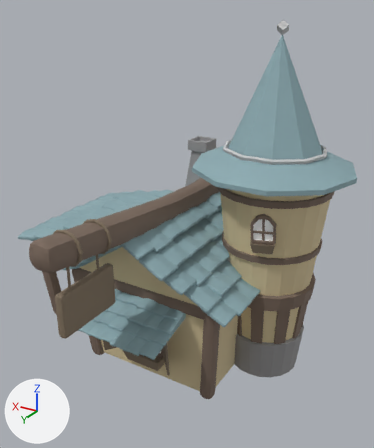
What one commit did to the FBX model A Passing Friend/Assets/Models/WorldAssets/AshaHuis.fbx.
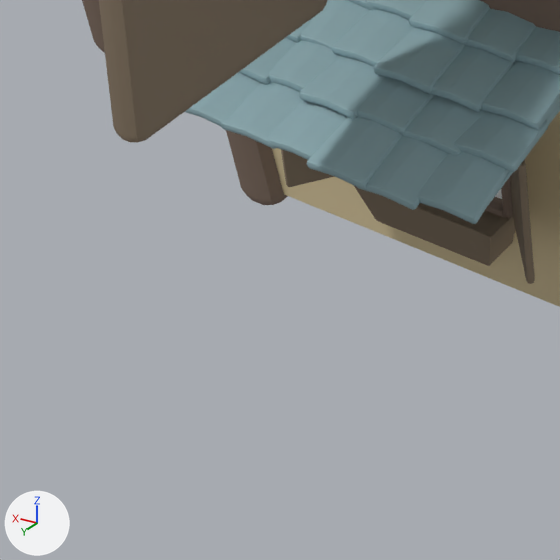
Each version appears first whole from a camera (50 mm lens) standing at (-6.41, 4.24, 7.23) and looking at (-1.36, -4.18, 3.02), and next in a close-up on the part from 8% to 47% of the width and 67% to 100% of the height. Every picture has the same lights, and +X, +Y and +Z are marked at lower left. Where no turn or scale is listed for an object, it has been applied to the vertices. Vertices at the same position are counted once.

Before the edit, the objects in view are built like this:
```python
me_mesh = bpy.data.meshes.new('Mesh')
me_mesh.from_pydata(...)  # 18921 vertices, 18668 faces; spans x -3.66..3.66, y -3.7..3.7, z -3.53..3.53
# faces by material slot: [13851, 1558, 1976, 179, 630, 117, 83, 274]
me_mesh.materials.append(mat_dakpanasha)  # cyan #8caab0
me_mesh.materials.append(mat_ladderhout)  # brown #82735f
me_mesh.materials.append(mat_boomstam)  # brown #7a685c
me_mesh.materials.append(mat_huis)  # beige #d6c49b
me_mesh.materials.append(mat_lambert3)  # grey #bcbcbc
me_mesh.materials.append(mat_raam)  # white #ffffff
me_mesh.materials.append(mat_licht_ijzer)  # light grey #c4c4c4
me_mesh.materials.append(mat_steen)  # grey #949494
ob_polysurface811 = bpy.data.objects.new('polySurface811', me_mesh)
ob_polysurface811.location = (-0.833, -4.06, 3.414)
```
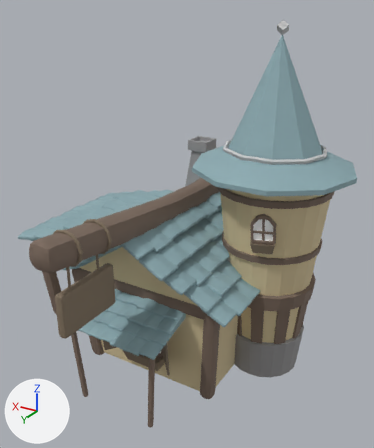
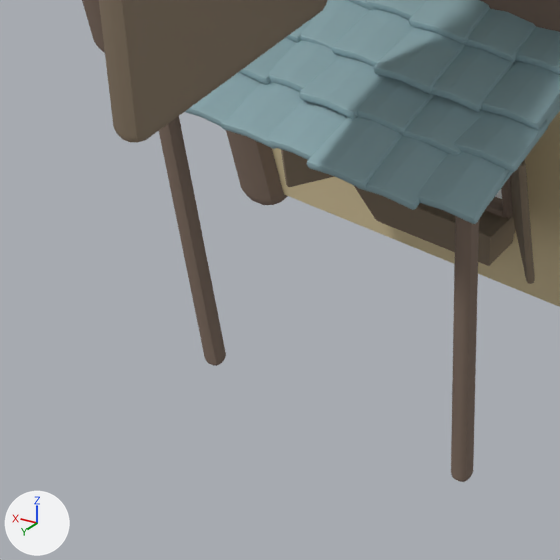
The newer file is also turned or shifted as a whole; pictures and numbers use the older file's frame.

Diff of the bpy script that builds the scene:
```diff
--- a/A Passing Friend/Assets/Models/WorldAssets/AshaHuis.fbx.py
+++ b/A Passing Friend/Assets/Models/WorldAssets/AshaHuis.fbx.py
@@ me_mesh @@
 # used by ob_polysurface811; location = (-0.833, -4.06, 3.414)
-me_mesh.from_pydata(...)  # 18921 vertices, 18668 faces; spans x -3.66..3.66, y -3.7..3.7, z -3.53..3.53
+me_mesh.from_pydata(...)  # 19073 vertices, 18820 faces; spans x -3.66..3.66, y -3.7..3.7, z -3.53..3.53
+# me_mesh part 1: a new loose piece of 96 vertices spanning x -1.27..-1.09, y 2.19..2.29, z -3.53..-1.83, in mat_boomstam (brown #7a685c)
+# me_mesh part 2: a new loose piece of 56 vertices spanning x 0.4..0.69, y 2.19..2.29, z -3.53..-1.83, in mat_boomstam (brown #7a685c)
 me_mesh.materials.append(mat_dakpanasha)
```

Pixel boxes (x1, y1, x2, y2) of what changed, in the close-ups (560 x 560 px):
'polySurface811', reshaped
    before: (82, 0, 560, 307)
    after: (82, 0, 560, 482)
part 1 of me_mesh, added (brown)
    after: (451, 216, 479, 482)
part 2 of me_mesh, added (brown)
    after: (159, 116, 226, 366)
